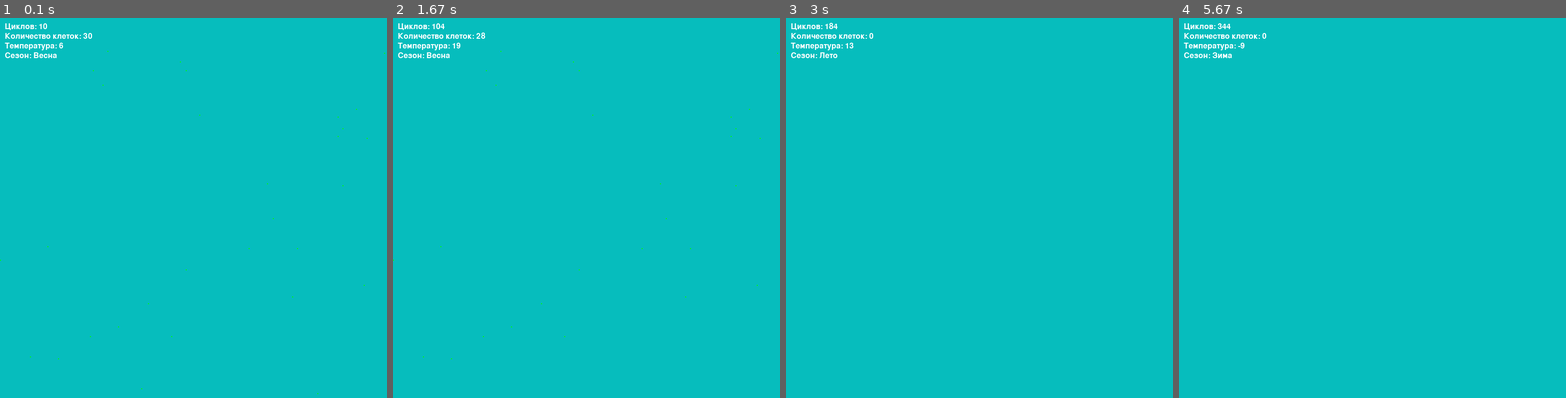
Above: before the commit, frames 1-4 (left to right).
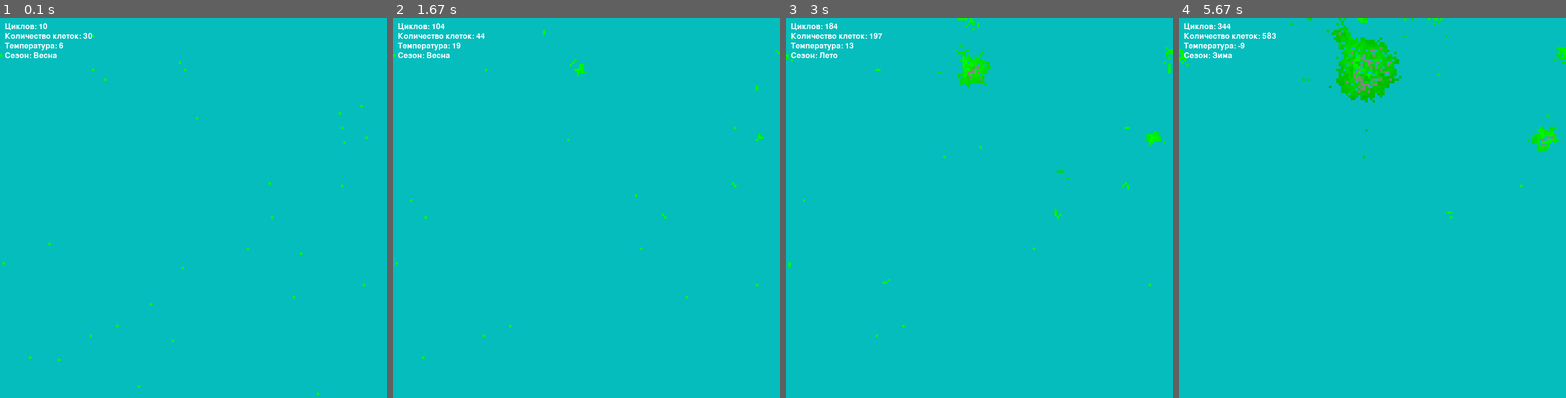
Above: after the commit, the same moments.

Repository: PilotOfAsuka/CellLabPython
Game: pygame game, started from BotsPython.py
Two runs of this game, one before a commit and one after it. Both use one fixed random seed, a clock stepped at 60 frames per second and the inputs below.
Inputs:
- Up to frame 1 (0.1 s): no input
- Up to frame 2 (1.67 s): no input
- Up to frame 3 (3 s): no input
- Up to frame 4 (5.67 s): tap Enter every 0.33 s from 3.33 to 5.33 s

The runs differ from the first frame. In frame 1, 0.1% of the frame differs, in the area x 0-100%, y 4-100%; in frame 2, 0.2%; in frame 3, 0.9%; in frame 4, 2.6%, in the area x 0-100%, y 0-53%.

Commit message:
Update BotsPython.py

Diff:
--- a/BotsPython.py
+++ b/BotsPython.py
@@ -17,23 +17,26 @@
 
 # Константы
 WIDTH, HEIGHT = 800, 800
-CELL_SIZE = 2 # размер клетки изменяя этот параметр меняется масштаб
+CELL_SIZE = 5 # размер клетки изменяя этот параметр меняется масштаб
 GRID_SIZE_W = WIDTH // CELL_SIZE
 GRID_SIZE_H = HEIGHT // CELL_SIZE
 cycle_count = 0
 max_temperature_change = 15  # Максимальное изменение температуры
 base_temperature = 5  # Базовая температура
 START_NUM_OF_CELL = 30 # Количество начальных клеток
-Gen_size = 64 #Размер гена
+gen_size = 64 #Размер гена
 
 # кортеж направлений
 move_actions = (
     (0, -1),  # Вверх
+    (1,-1),   # Вверх и вправо
     (1, 0),  # Вправо
+    (1, 1),  # Вправо и вниз
     (0, 1),  # Вниз
-    (-1, 0)  # Влево
+    (-1, 1), # Вниз и лево
+    (-1, 0),  # Влево
+    (-1, -1)  # Влево и вверх
 )
-
 #>>>>>>>>>>><<<<<<<<<<<
 
 # Настройка окна
@@ -55,15 +58,15 @@
 
 # Класс BotGenome, определяющий поведение и свойства бота
 class BotGenome:
-    def __init__(self, world, food = 500, x = 0, y = 0, color=(0, 255, 0), genome=[random.randint(0, 63) for _ in range(Gen_size)]):
+    def __init__(self, world, food = 500, x = 0, y = 0, color=(0, 255, 0), genome=None):
         # Инициализация генома с заданным размером
         self.world = world
-        self.genome = genome
+        self.genome = [random.randint(0, 63) for _ in range(gen_size)] if genome is None else genome
         self.ptr = 0  # УТК (указатель текущей команды)
         self.food = food
         self.position = (x, y)
         self.color = color
-    MAX_ENERGY = 2100  # Максимальный уровень энергии для бота
+    MAX_ENERGY = 1100  # Максимальный уровень энергии для бота
 
         # функция выполнения генома
     def execute_genome(self):
@@ -74,7 +77,7 @@
         if self.food < 0:
             x, y = self.position
             self.world.world_grid[y][x] = None  # Удаление бота из сетки
-        if self.food >= 2000:
+        if self.food >= 1000:
             self.reproduce()
 
         # функция выполнений команд
@@ -113,7 +116,7 @@
     def move(self):
         # Модификация для движения бота
         move_dir_index = (self.ptr + 1) % len(self.genome)
-        move_dir = self.genome[move_dir_index] % 4  # Теперь у нас только 4 направления
+        move_dir = self.genome[move_dir_index] % len(move_actions) # выбираем направление на основе смещения
         dx, dy = move_actions[move_dir]  # Получаем смещение
 
         # Обновление позиции бота
@@ -185,16 +188,7 @@
     def get_free_adjacent_positions(self):
         x, y = self.position
         free_positions = []
-        for dx, dy in (
-                (-1, -1),
-                (0, -1),
-                (1, -1),
-                (1, 0),
-                (1, 1),
-                (0, 1),
-                (-1, 1),
-                (-1, 0),
-        ):
+        for dx, dy in move_actions:
             nx = (x + dx) % GRID_SIZE_W
             ny = y + dy if -1 < y + dy < GRID_SIZE_H else y
             if self.world.world_grid[ny][nx] is None:
